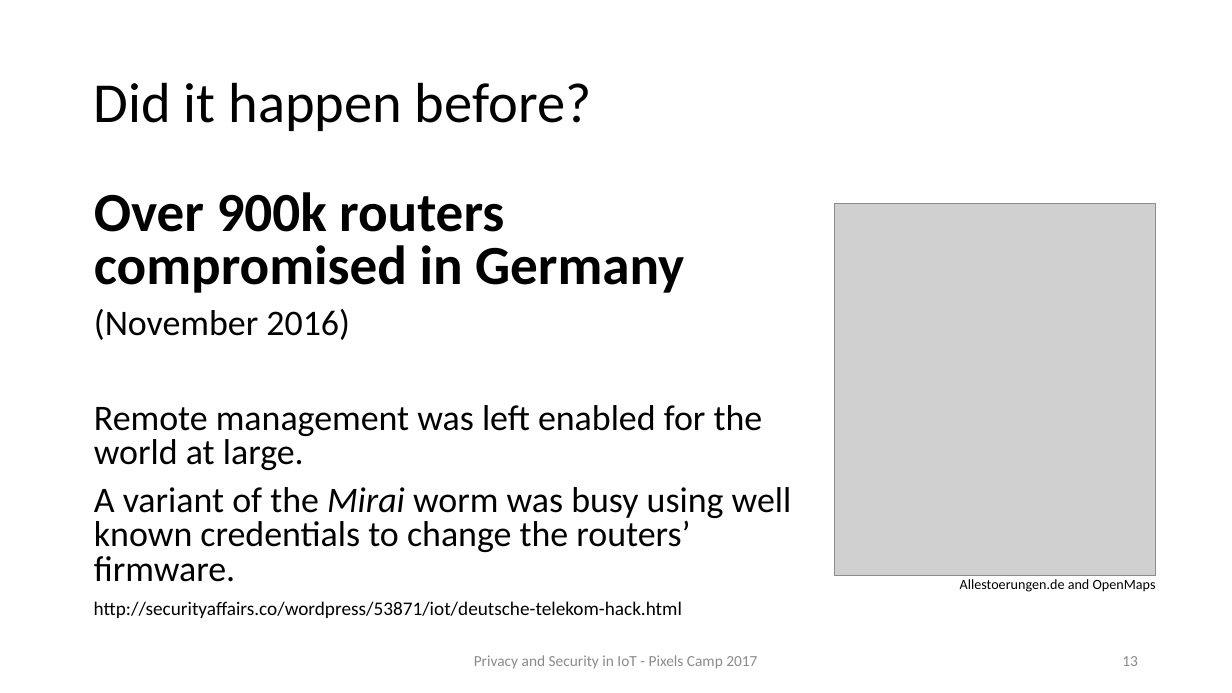
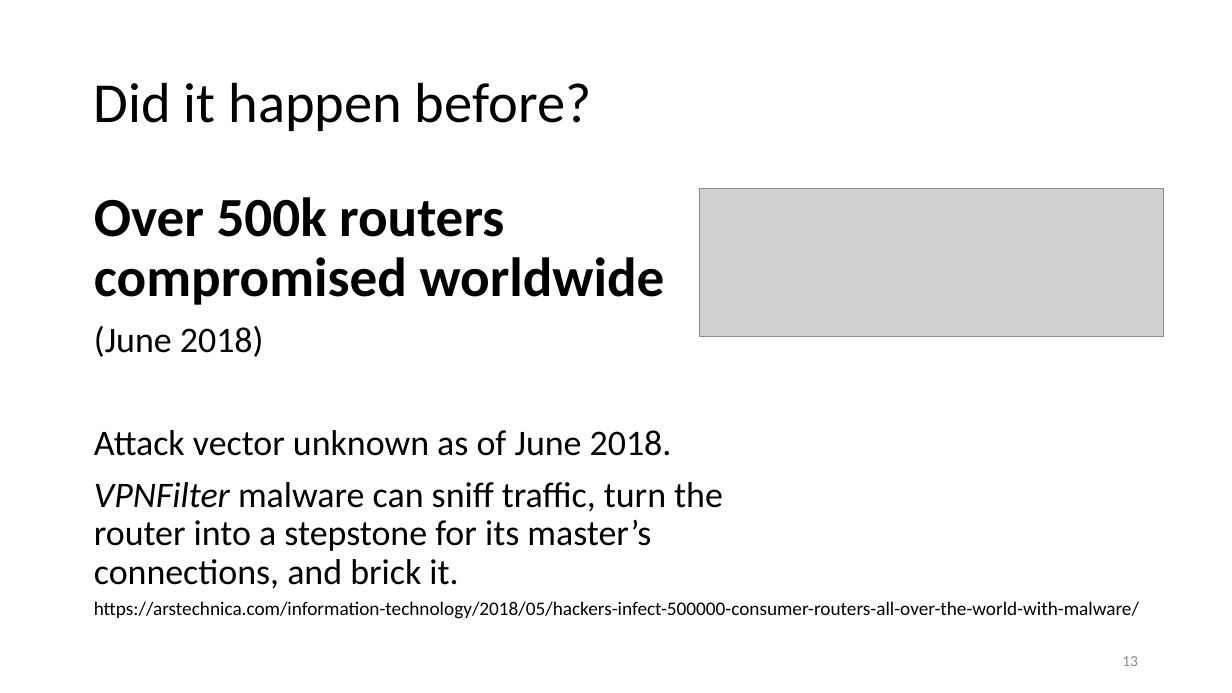
Before and after one commit to vveloso/talks, a slide deck: slide 13 of Privacy and Security in IoT/Privacy and Security in IoT.pptx. Drawn at 1232x693 pixels with LibreOffice and Linux fonts; fonts in the diff are those of the drawing; grey boxes stand for pictures. Boxes give left, top, right and bottom in pixels: in the first picture for what was removed or moved away, otherwise in the second. Text is boxed around its words. In the diff, an @@ line names an element or a change of style, - is before the commit and + after.

```diff
--- a/Privacy and Security in IoT/Privacy and Security in IoT.pptx
+++ b/Privacy and Security in IoT/Privacy and Security in IoT.pptx
@@ text at (94,197,723,589): text changed @@
-Over 900k routers compromised in Germany
-(November 2016)
-Remote management was left enabled for the world at large.
-A variant of the Mirai worm was busy using well known credentials to change the routers’ firmware.
+Over 500k routers compromised worldwide
+(June 2018)
+Attack vector unknown as of June 2018.
+VPNFilter malware can sniff traffic, turn the router into a stepstone for its master’s connections, and brick it.
@@ picture added at (700,189,1164,336) @@
@@ picture removed at (836,204,1156,576) @@
@@ text removed at (960,579,1156,592) @@
-Allestoerungen.de and OpenMaps
@@ text at (94,601,1139,619): text changed @@
-http://securityaffairs.co/wordpress/53871/iot/deutsche-telekom-hack.html
+https://arstechnica.com/information-technology/2018/05/hackers-infect-500000-consumer-routers-all-over-the-world-with-malware/
@@ text removed at (474,655,757,669) @@
-Privacy and Security in IoT - Pixels Camp 2017
```
Also in this commit, not shown: 15 other slides changed, 2 slides added, 2 slides removed.
